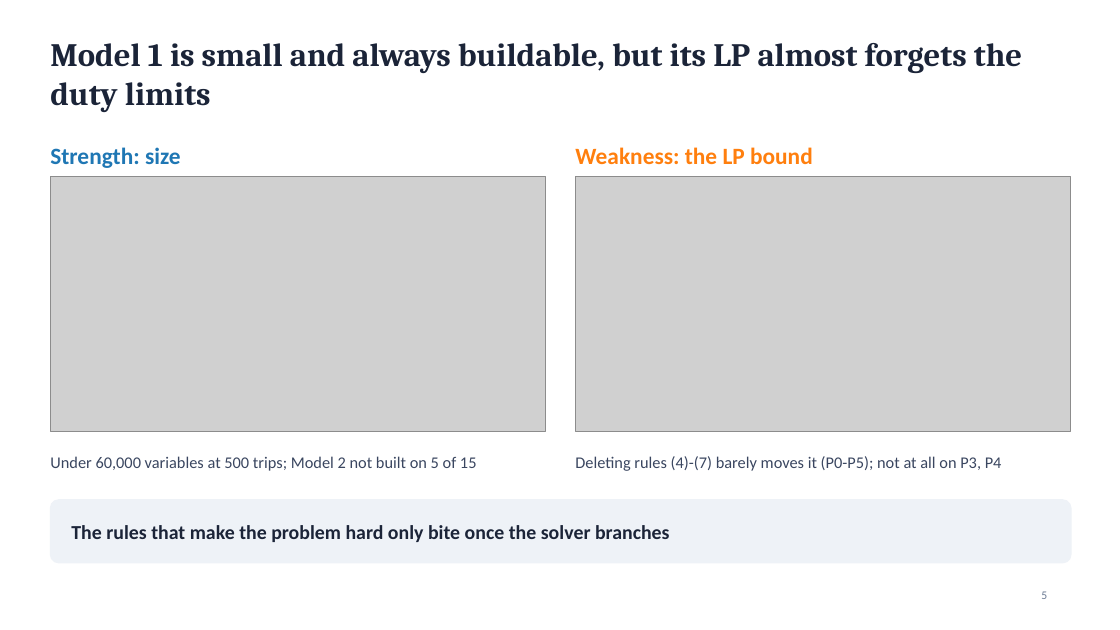
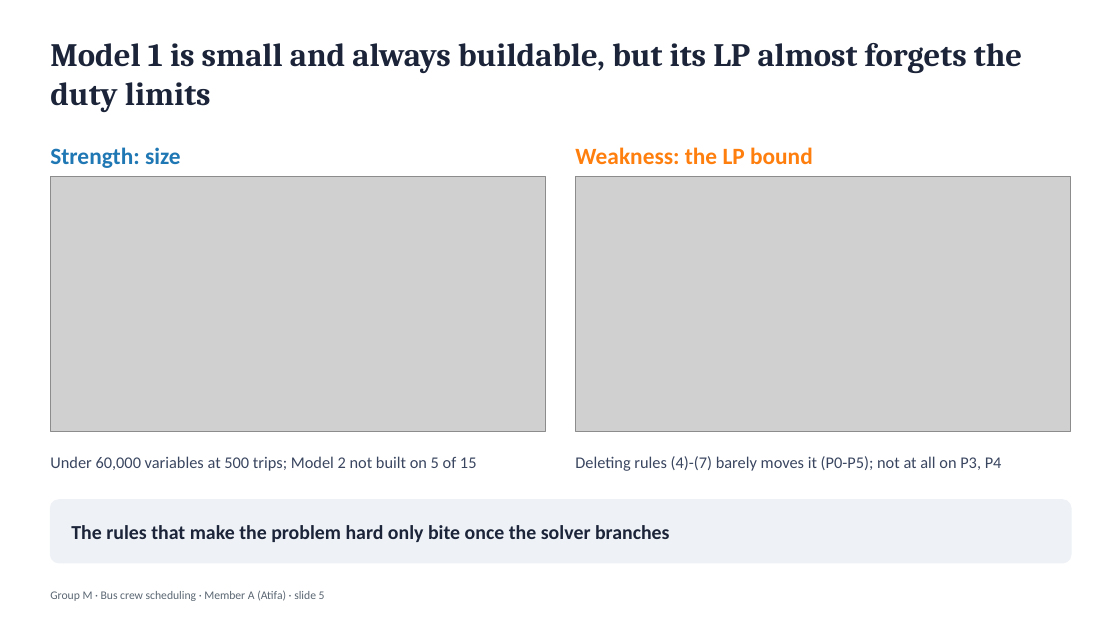
Before and after one commit to mariaakhoury/crew-scheduling, a slide deck: slide 5 of slides/slides_A.pptx. Drawn at 1120x630 pixels with LibreOffice and Linux fonts; fonts in the diff are those of the drawing; grey boxes stand for pictures. Boxes give left, top, right and bottom in pixels: in the first picture for what was removed or moved away, otherwise in the second. Text is boxed around its words. In the diff, an @@ line names an element or a change of style, - is before the commit and + after.

Commit message:
Slides 1-5: footer matching slides 6-14

```diff
--- a/slides/slides_A.pptx
+++ b/slides/slides_A.pptx
@@ text added at (50, 590, 325, 601), 10 pt, text #5B6773 @@
+Group M · Bus crew scheduling · Member A (Atifa) · slide 5
@@ page number removed at (1041, 591, 1047, 599) @@
-5
```
Also in this commit, not shown: 4 other slides changed.
